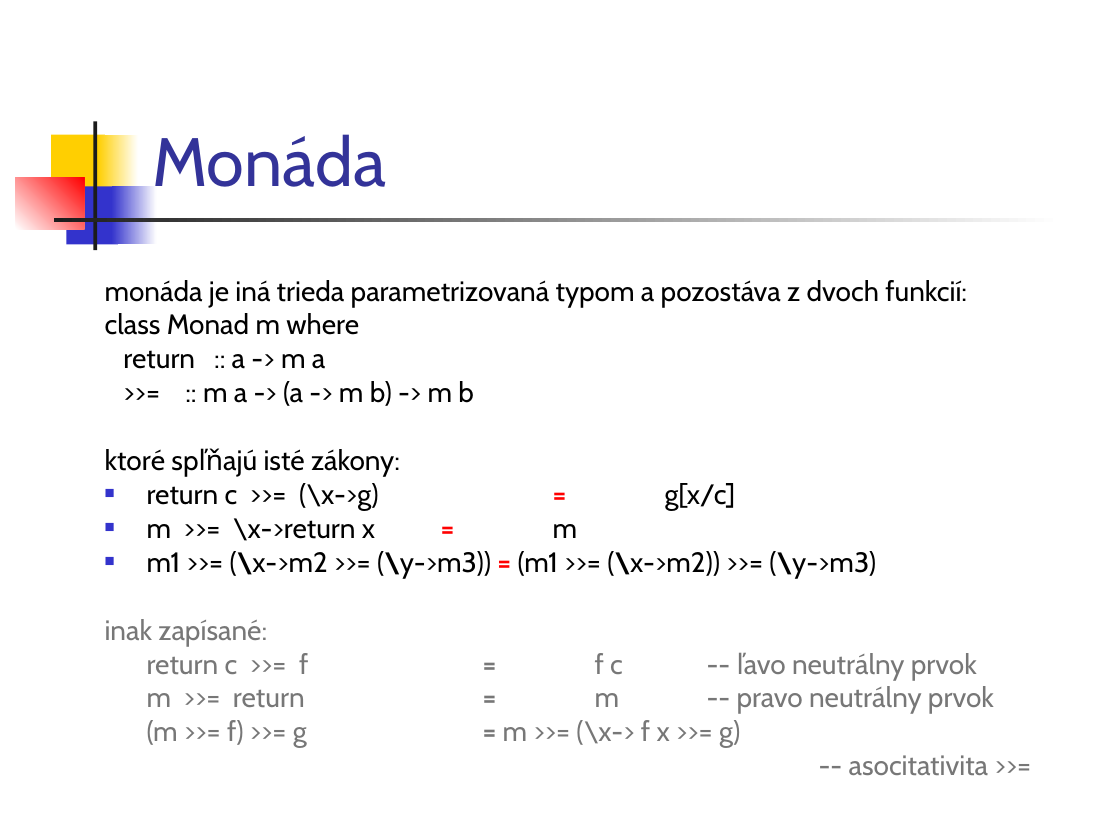
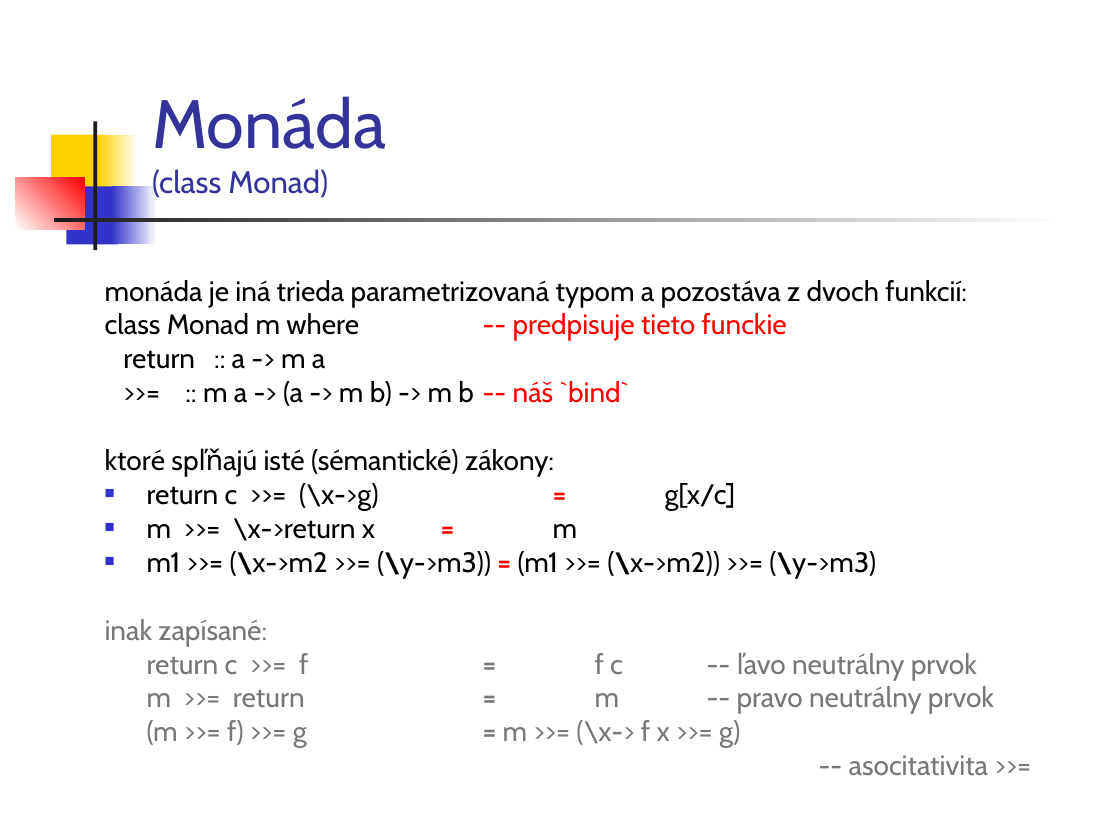
Before and after one commit to Funkcionalne/Prednasky, a slide deck: slide 10 of 11/11_fpro.ppt. Drawn at 1120x840 pixels with LibreOffice and Linux fonts; fonts in the diff are those of the drawing. Boxes give left, top, right and bottom in pixels: in the first picture for what was removed or moved away, otherwise in the second. Text is boxed around its words. In the diff, an @@ line names an element or a change of style, - is before the commit and + after.

```diff
--- a/11/11_fpro.ppt
+++ b/11/11_fpro.ppt
@@ title at (152, 96, 386, 198): text changed; size 44 to 20 pt @@
-Monáda
+Monáda
+(class Monad)
@@ text at (105, 313, 787, 341): text changed; text colour #000000 to #FF0000 @@
-class Monad m where
+class Monad m where -- predpisuje tieto funckie
@@ text at (105, 381, 630, 477): text changed @@
->>= :: m a -> (a -> m b) -> m b
-ktoré spľňajú isté zákony:
+>>= :: m a -> (a -> m b) -> m b -- náš `bind`
+ktoré spľňajú isté (sémantické) zákony:
```
Also in this commit, not shown: 5 other slides changed, 1 other file.
